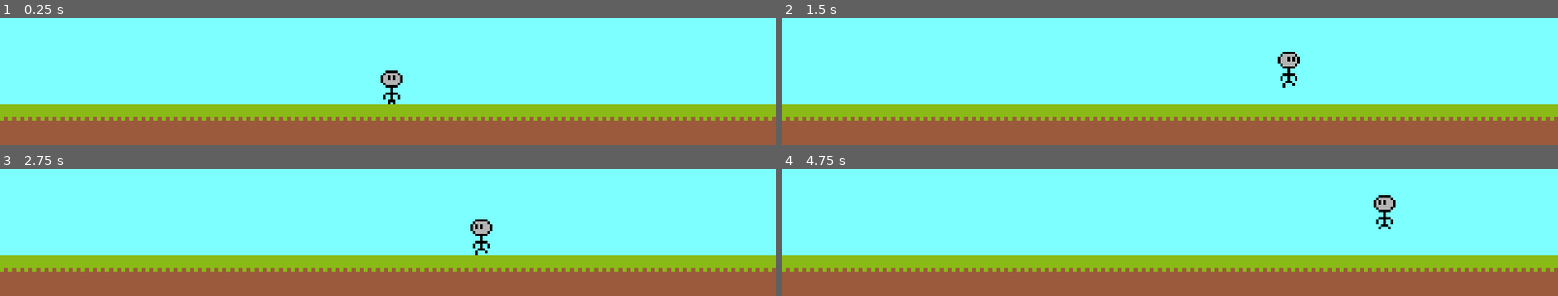
Above: before the commit, frames 1-4 (two rows, left to right).
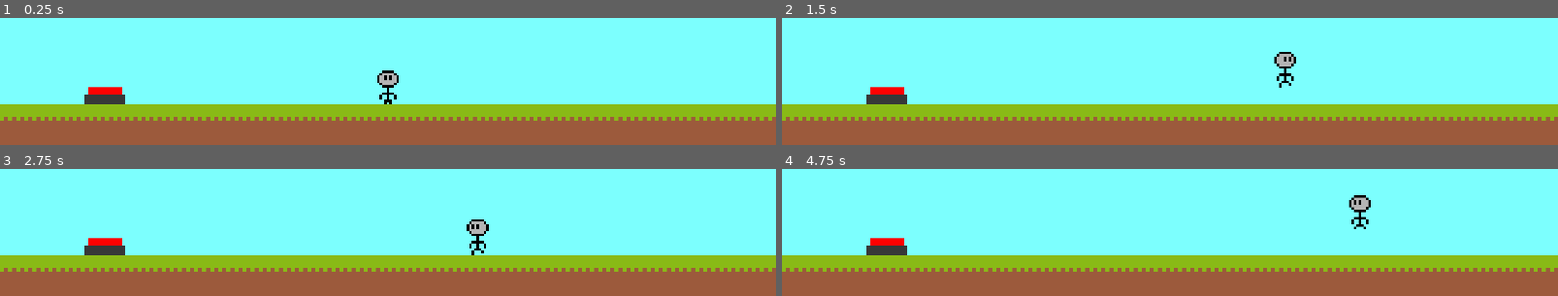
Above: after the commit, the same moments.

Repository: AutisticCrumbs/GlobalGameJam2024
Game: Godot game, scene res://worlds/world.tscn
Two runs of this game, one before a commit and one after it. Both use one fixed random seed, a clock stepped at 60 frames per second and the inputs below. This scene is started directly instead of the project's main scene.
Inputs:
- Up to frame 1 (0.25 s): no input
- Up to frame 2 (1.5 s): hold Right (right) from 0.53 s (still down); tap Up (jump) at 0.77 s
- Up to frame 3 (2.75 s): tap Up (jump) at 1.52 s; release Right (right) at 2.03 s; hold A (left) from 2.03 s (still down)
- Up to frame 4 (4.75 s): release A (left) at 2.78 s; hold Right (right) 2.78-4.28 s; tap Up (jump) at 3.02, 3.77, 4.52 s; hold A (left) from 4.28 s (still down)

The runs differ from the first frame. In frame 1, 1.1% of the frame differs, in the area x 10-52%, y 41-68%; in frame 2, 1.1%; in frame 3, 1.1%; in frame 4, 1.6%, in the area x 10-80%, y 20-68%.

Commit message:
Add 2 pressable buttons by the player character

Diff:
--- a/menus/main_menu.tscn
+++ b/menus/main_menu.tscn
@@ -15,7 +15,7 @@
 offset_right = 1152.0
 offset_bottom = 158.0
 theme_override_font_sizes/font_size = 100
-text = "The 100 Buttons"
+text = "The 50 Buttons"
 horizontal_alignment = 1
 vertical_alignment = 1
 
--- /dev/null
+++ b/worlds/world.gd
@@ -0,0 +1,21 @@
+extends Node2D
+
+var pressed_count = 0
+var left_button = true
+var right_button = false
+
+func _process(_delta):
+	if (pressed_count % 2) == 0:
+		$"Right Button".hide()
+		$"Left Button".show()
+	else:
+		$"Left Button".hide()
+		$"Right Button".show()
+
+func _on_l_button_body_entered(_body):
+	print("foo")
+	pressed_count += 1
+
+func _on_r_button_body_entered(_body):
+	print("bar")
+	pressed_count += 1
--- a/worlds/world.tscn
+++ b/worlds/world.tscn
@@ -1,7 +1,9 @@
-[gd_scene load_steps=6 format=3 uid="uid://bpim8e1rgikp4"]
+[gd_scene load_steps=11 format=3 uid="uid://bpim8e1rgikp4"]
 
 [ext_resource type="PackedScene" uid="uid://bjhs5g45bjmrt" path="res://funny_man/funny_man.tscn" id="1_5ldq5"]
+[ext_resource type="Script" path="res://worlds/world.gd" id="1_a5ue7"]
 [ext_resource type="Texture2D" uid="uid://cx8pywfgfhksx" path="res://worlds/ground.png" id="2_nkbt2"]
+[ext_resource type="Texture2D" uid="uid://dj87tibl2lfnd" path="res://worlds/big_red_button.png" id="3_2xng1"]
 
 [sub_resource type="TileSetAtlasSource" id="TileSetAtlasSource_likoc"]
 texture = ExtResource("2_nkbt2")
@@ -19,7 +21,17 @@
 [sub_resource type="RectangleShape2D" id="RectangleShape2D_o24nx"]
 size = Vector2(40, 1130)
 
+[sub_resource type="RectangleShape2D" id="RectangleShape2D_n6dpv"]
+size = Vector2(84, 1)
+
+[sub_resource type="RectangleShape2D" id="RectangleShape2D_nctgn"]
+size = Vector2(84, 18)
+
+[sub_resource type="RectangleShape2D" id="RectangleShape2D_fv8qy"]
+size = Vector2(100, 25)
+
 [node name="World" type="Node2D"]
+script = ExtResource("1_a5ue7")
 
 [node name="ColorRect" type="ColorRect" parent="."]
 offset_left = -1000.0
@@ -34,7 +46,7 @@
 layer_0/tile_data = PackedInt32Array(131069, 0, 0, 131070, 0, 0, 131071, 0, 0, 65536, 0, 0, 65537, 0, 0, 65538, 0, 0, 6 …(187 unchanged characters)…
 
 [node name="Funny Man" parent="." instance=ExtResource("1_5ldq5")]
-position = Vector2(0, 52)
+position = Vector2(-9, 52)
 
 [node name="Camera2D" type="Camera2D" parent="."]
 position = Vector2(0, -340)
@@ -50,16 +62,55 @@
 position = Vector2(-980, -365)
 shape = SubResource("RectangleShape2D_o24nx")
 
-[node name="Right Wall2" type="StaticBody2D" parent="."]
+[node name="Right Wall" type="StaticBody2D" parent="."]
 collision_layer = 15
 collision_mask = 15
 
-[node name="CollisionShape2D" type="CollisionShape2D" parent="Right Wall2"]
+[node name="CollisionShape2D" type="CollisionShape2D" parent="Right Wall"]
 light_mask = 7
 visibility_layer = 7
 position = Vector2(980, -365)
 shape = SubResource("RectangleShape2D_o24nx")
 
-[node name="Right Button" type="Area2D" parent="."]
+[node name="Left Button" type="StaticBody2D" parent="."]
+position = Vector2(-700, 75)
 
-[node name="Left Button" type="Area2D" parent="."]
+[node name="Sprite2D" type="Sprite2D" parent="Left Button"]
+texture = ExtResource("3_2xng1")
+
+[node name="Is Player Standing On L Button" type="Area2D" parent="Left Button"]
+
+[node name="CollisionShape2D" type="CollisionShape2D" parent="Left Button/Is Player Standing On L Button"]
+position = Vector2(0, -19.5)
+shape = SubResource("RectangleShape2D_n6dpv")
+
+[node name="Left Button Pressable" type="CollisionShape2D" parent="Left Button"]
+position = Vector2(0, -9)
+shape = SubResource("RectangleShape2D_nctgn")
+
+[node name="Left Button Base" type="CollisionShape2D" parent="Left Button"]
+position = Vector2(0, 12.5)
+shape = SubResource("RectangleShape2D_fv8qy")
+
+[node name="Right Button" type="StaticBody2D" parent="."]
+position = Vector2(700, 75)
+
+[node name="Sprite2D" type="Sprite2D" parent="Right Button"]
+texture = ExtResource("3_2xng1")
+
+[node name="Is Player Standing On R Button" type="Area2D" parent="Right Button"]
+
+[node name="CollisionShape2D" type="CollisionShape2D" parent="Right Button/Is Player Standing On R Button"]
+position = Vector2(0, -19.5)
+shape = SubResource("RectangleShape2D_n6dpv")
+
+[node name="Right Button Pressable" type="CollisionShape2D" parent="Right Button"]
+position = Vector2(0, -9)
+shape = SubResource("RectangleShape2D_nctgn")
+
+[node name="Right Button Base" type="CollisionShape2D" parent="Right Button"]
+position = Vector2(0, 12.5)
+shape = SubResource("RectangleShape2D_fv8qy")
+
+[connection signal="body_entered" from="Left Button/Is Player Standing On L Button" to="." method="_on_l_button_body_entered"]
+[connection signal="body_entered" from="Right Button/Is Player Standing On R Button" to="." method="_on_r_button_body_entered"]
Not shown, changed: README.md
